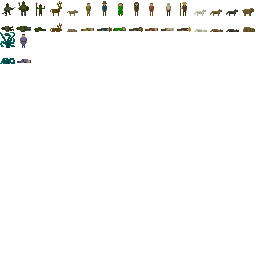
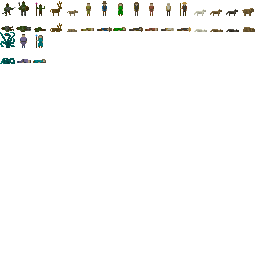
Two versions of the same layered image (256x256). Layer-by-layer changes:
painted on "Background" over [33, 34, 46, 63]
